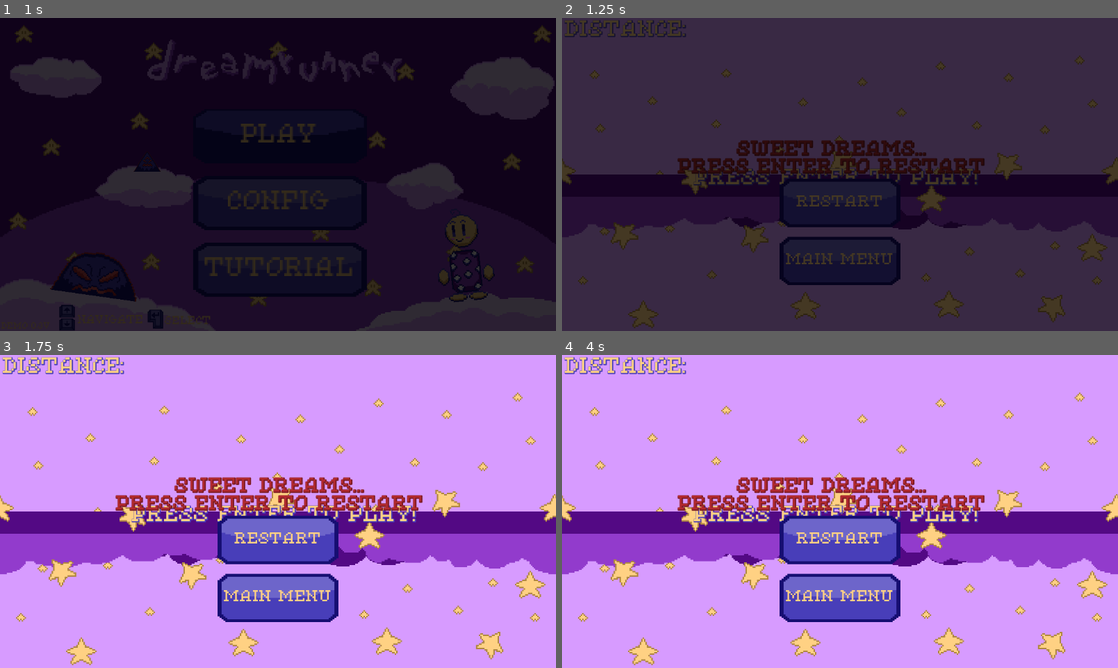
Above: before the commit, frames 1-4 (two rows, left to right).
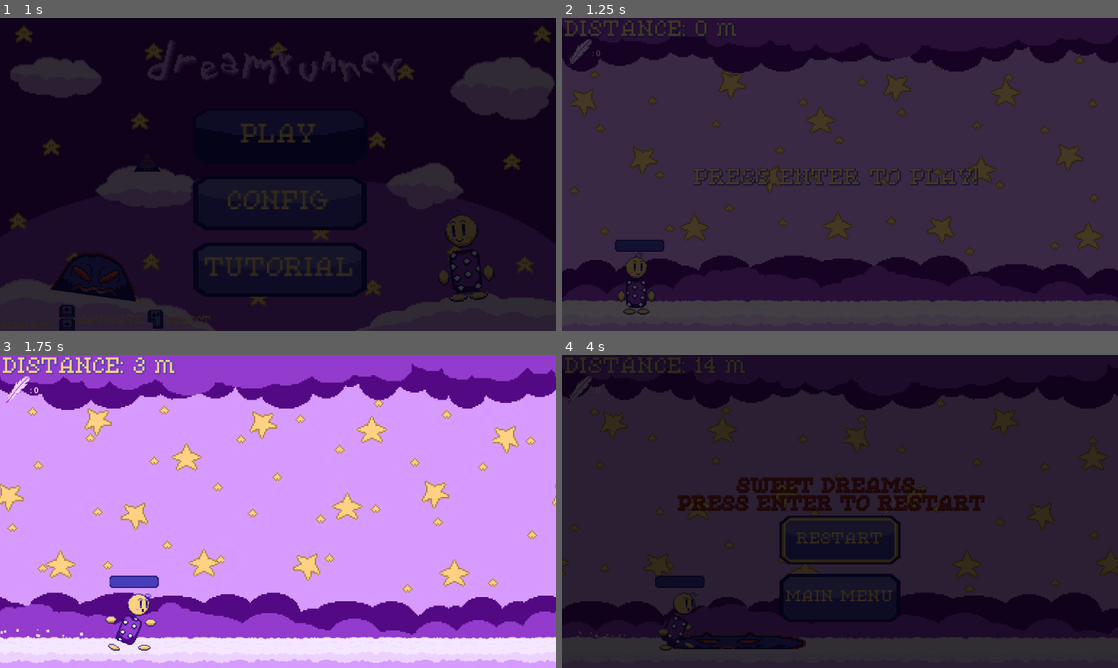
Above: after the commit, the same moments.

Repository: jacio-m/DreamRunner
Game: Godot game, scene res://HUD/main_menu.tscn
Two runs of this game, one before a commit and one after it. Both use one fixed random seed, a clock stepped at 60 frames per second and the inputs below.
Inputs:
- Up to frame 1 (1 s): tap Enter (ui_accept) at 0.5, 0.77 s; hold Right (ui_right) from 0.53 s (still down)
- Up to frame 2 (1.25 s): keep holding Right (ui_right)
- Up to frame 3 (1.75 s): keep holding Right (ui_right); tap Enter (ui_accept) at 1.25, 1.52 s
- Up to frame 4 (4 s): tap Enter (ui_accept) at 2, 2.75, 3.02, 3.5, 3.77 s; release Right (ui_right) at 2.03 s; hold Left (ui_left) 2.03-2.78 s; hold Right (ui_right) from 2.78 s (still down)

Frame 1 is identical in both runs. In frame 2, 48% of the frame differs, in the area x 0-100%, y 0-100%; in frame 3, 58%; in frame 4, 100%.
Error before the commit: Parse Error: Identifier "feather_count" not declared in the current scope. (res://Levels/level.gd:132)

Commit message:
Collect Feathers Logic Almost Done
Feathers can now be collected, and the feather counter increases when a feather is picked up. Feathers also spawn using almost the same logic as the enemies.

Diff:
--- a/HUD/hud.tscn
+++ b/HUD/hud.tscn
@@ -1,6 +1,7 @@
-[gd_scene load_steps=2 format=3 uid="uid://c4xehiik8vl5x"]
+[gd_scene load_steps=3 format=3 uid="uid://c4xehiik8vl5x"]
 
 [ext_resource type="FontFile" uid="uid://eiv0e5a5eppv" path="res://HUD/Fonts/PixelatedEleganceRegular-ovyAA.ttf" id="1_h61sl"]
+[ext_resource type="Texture2D" uid="uid://bsglm4e1bmhjy" path="res://Items/Sprites/feather.png" id="2_mi5n8"]
 
 [node name="HUD" type="CanvasLayer"]
 
@@ -35,3 +36,14 @@
 theme_override_font_sizes/font_size = 40
 text = "PRESS ENTER TO PLAY!"
 horizontal_alignment = 1
+
+[node name="FeatherCount" type="Sprite2D" parent="."]
+position = Vector2(36, 71)
+texture = ExtResource("2_mi5n8")
+
+[node name="FeatherLabel" type="Label" parent="FeatherCount"]
+offset_left = 26.0
+offset_top = -10.0
+offset_right = 66.0
+offset_bottom = 13.0
+text = ": "
--- a/Levels/level.gd
+++ b/Levels/level.gd
@@ -3,9 +3,11 @@
 var shadow_blob = preload("res://Enemies/shadow_blob.tscn")
 var shadow_spike = preload("res://Enemies/shadow_spike.tscn")
 var shadow_kitty = preload("res://Enemies/shadow_kitty.tscn")
+var feather_item = preload("res://Items/feather.tscn")
 #maybe some other enemies later on
 var obstacle_types := [shadow_blob, shadow_spike, shadow_kitty]
 var obstacles : Array
+var feathers: Array
 
 const PLAYER_START_POS := Vector2i(155, 550)
 const CAM_START_POS := Vector2i(576, 324)
@@ -19,6 +21,7 @@
 var distance : int
 const DISTANCE_MODIFIER: int = 100
 var last_obs
+var last_feather
 var game_running : bool
 var current_progress: float = 0.0
 var progress_smoothing : float = 5.0
@@ -65,6 +68,7 @@
 			speed = MAX_SPEED
 
 		generate_obs()
+		generate_feathers()
 
 		$Player.position.x += speed * delta
 		$Camera2D.position.x += speed * delta
@@ -88,6 +92,10 @@
 			if obs.position.x < ($Camera2D.position.x - screen_size.x):
 				remove_obs(obs)
 
+		for feather in feathers:
+			if feather.position.x < ($Camera2D.position.x - screen_size.x):
+				remove_feather(feather)
+
 		var final_progress = float($Player.double_jump) / 3 * 100
 		current_progress = lerp(current_progress, final_progress, delta * progress_smoothing)
 		$Player.get_node("DoubleJump").value = current_progress
@@ -110,6 +118,20 @@
 		last_obs = obs
 		add_obs(obs, obs_x, obs_y)
 
+func generate_feathers():
+	if feathers.is_empty() or last_feather.position.x < $Camera2D.position.x + randi_range(100, 500):
+		var feather = feather_item.instantiate()
+		var feather_x: int = $Camera2D.position.x + screen_size.x + randi_range(300, 1000)
+		var feather_y: int = $Camera2D.position.y - randi_range(10, 50)
+		last_feather = feather
+		add_feather(feather, feather_x, feather_y)
+
+func add_feather(feather, x, y):
+	feather.position = Vector2i(x, y)
+	feather.body_entered.connect(feather_collect)
+	add_child(feather)
+	feathers.append(feather)
+
 func add_obs(obs, x, y):
 	obs.position = Vector2i(x, y)
 	obs.body_entered.connect(hit_obs)
@@ -120,8 +142,13 @@
 	obs.queue_free()
 	obstacles.erase(obs)
 
+func remove_feather(feather):
+	feather.queue_free()
+	feathers.erase(feather)
+
 func show_distance():
 	$HUD.get_node("DistanceLabel").text = "DISTANCE: " + str(distance / DISTANCE_MODIFIER) + " m"
+	$HUD.get_node("FeatherCount/FeatherLabel").text = ": " + str(GameData.feather_count)
 
 func hit_obs(body):
 	if body.name == "Player":
@@ -129,7 +156,8 @@
 
 func feather_collect(body):
 	if body.name == "Player":
-		feather_count += 1
+		GameData.feather_count += 1
+		remove_feather(last_feather)
 
 func game_over():
 	get_tree().paused = true
